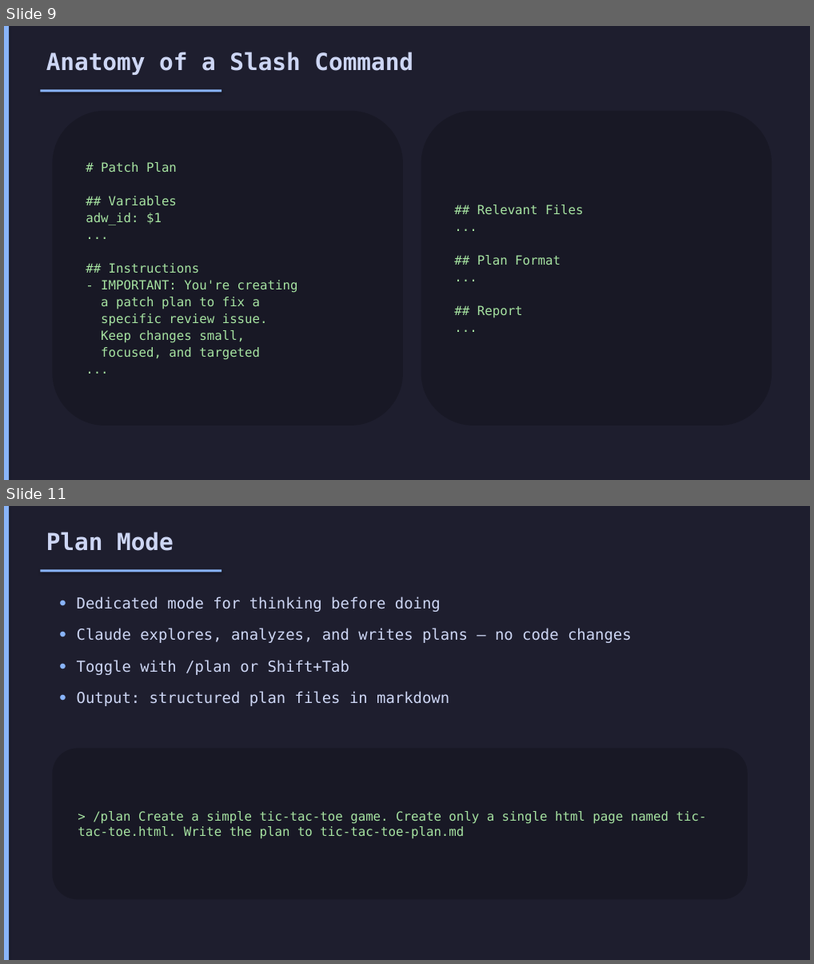
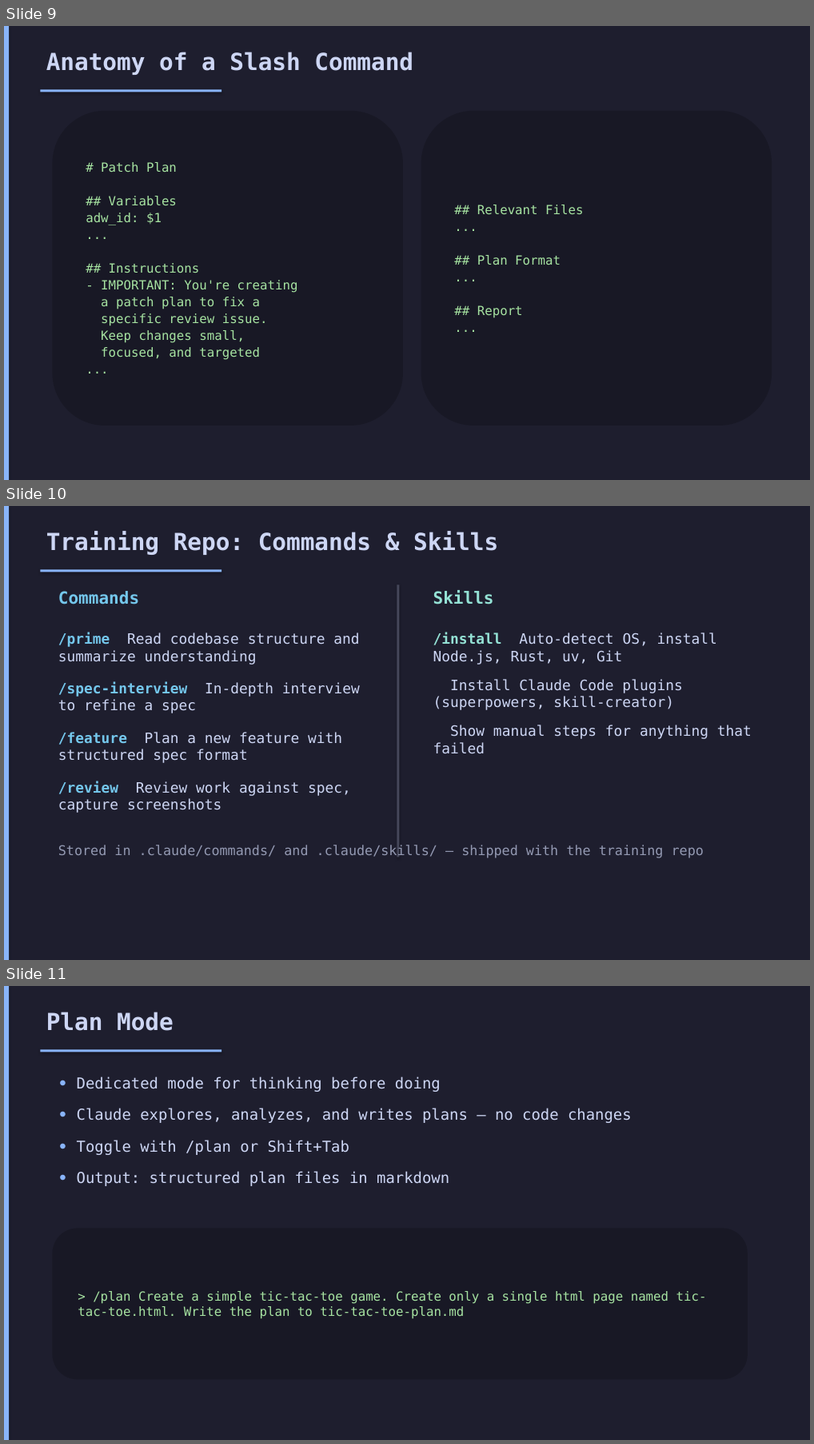
Before and after one commit to Adafy/cc-advanced-training, a slide deck: claude-code-advanced-training.pptx. Shown one above the other, each under a label of ours: slides 9 and 11 before the commit, slides 9, 10 and 11 after it; the slides between them are not shown. The pictures are 814x964 and 814x1444 pixels, drawn with LibreOffice and Linux fonts; fonts in the diff are those of the drawing. Boxes give left, top, right and bottom in pixels: in the first picture for what was removed or moved away, otherwise in the second. Text is boxed around its words. In the diff, an @@ line names an element or a change of style, - is before the commit and + after.

```diff
--- a/claude-code-advanced-training.pptx
+++ b/claude-code-advanced-training.pptx
@@ slide 10 added at (x1=4, y1=506, x2=810, y2=960), background #1E1E2E @@
@@ rectangle added at (x1=4, y1=506, x2=9, y2=960), fill #89B4FA @@
@@ text added at (x1=46, y1=531, x2=498, y2=555), 28 pt, text #CDD6F4, bold @@
+Training Repo: Commands & Skills
@@ rectangle added at (x1=40, y1=569, x2=222, y2=572), fill #89B4FA @@
@@ text added at (x1=58, y1=591, x2=139, y2=604), 20 pt, text #74C7EC, bold @@
+Commands
@@ rectangle added at (x1=398, y1=584, x2=400, y2=857), fill #45475A @@
@@ text added at (x1=434, y1=590, x2=494, y2=604), 20 pt, text #94E2D5, bold @@
+Skills
@@ text added at (x1=58, y1=632, x2=360, y2=812), 17 pt, text #CDD6F4 @@
+/prime Read codebase structure and summarize understanding
+/spec-interview In-depth interview to refine a spec
+/feature Plan a new feature with structured spec format
+/review Review work against spec, capture screenshots
@@ text added at (x1=434, y1=632, x2=752, y2=754), 17 pt, text #CDD6F4 @@
+/install Auto-detect OS, install Node.js, Rust, uv, Git
+Install Claude Code plugins (superpowers, skill-creator)
+Show manual steps for anything that failed
@@ text added at (x1=58, y1=844, x2=704, y2=858), 16 pt, text #9399B2 @@
+Stored in .claude/commands/ and .claude/skills/ — shipped with the training repo
```
Also in this commit, not shown: 3 slides changed, 2 other slides added, 1 slide removed, 4 other files.
